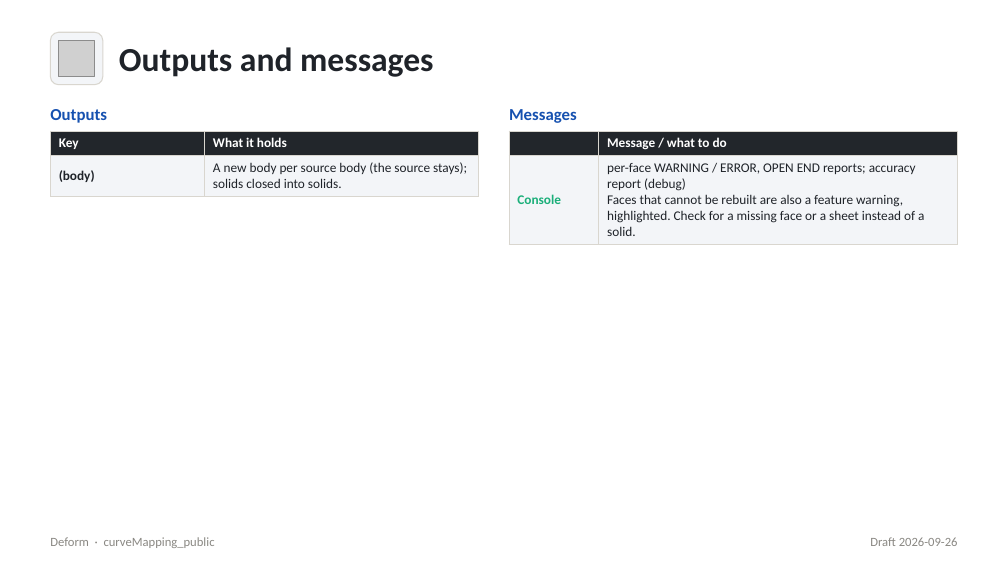
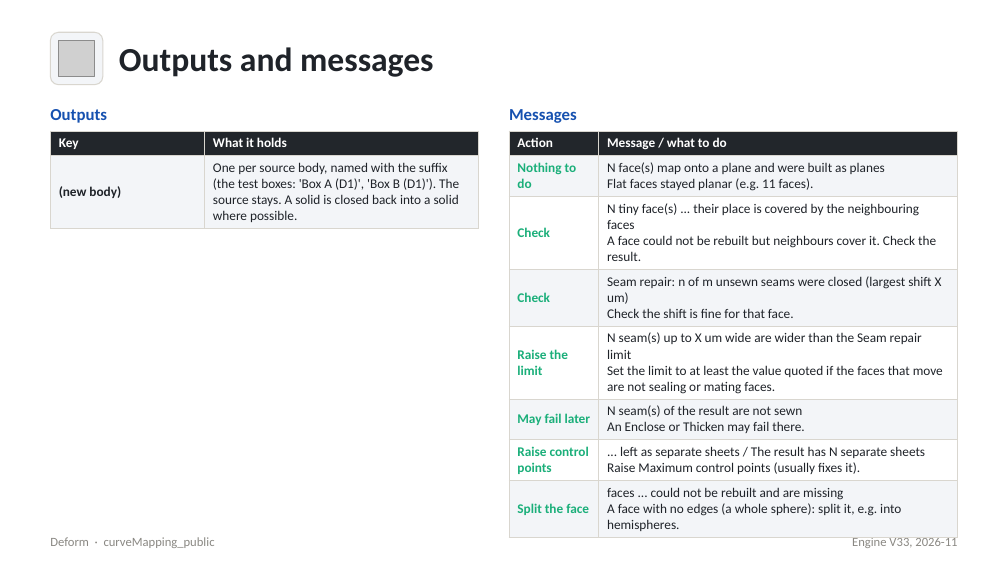
Before and after one commit to jedyeiser/featurescripts, a slide deck: slide 11 of docs/decks/deform/.baseline/deform.generated.pptx (slide 5 before the commit). Drawn at 1008x567 pixels with LibreOffice and Linux fonts; fonts in the diff are those of the drawing; grey boxes stand for pictures. Boxes give left, top, right and bottom in pixels: in the first picture for what was removed or moved away, otherwise in the second. Text is boxed around its words. In the diff, an @@ line names an element or a change of style, - is before the commit and + after.

Commit message:
Deform: seam repair with a user limit, alias pins, V33 public port, explainer and deck
Engine (curveMapping/deform.fs) is now the wrapped-edge code: vertices/edges mapped once, faces mapped
independently, tiny faces absorbed with the faces across them pinned (canonical_edges.fs), and a gap-driven
seam repair (sewSeams: refill the smaller face from its neighbours' edges) bounded by a new "Seam repair
limit" input (default 50 um, max 200 um; wider seams are reported with the limit that would close them).
Measured: lid 193 -> 185 faces, free edges 54 = source (limit 150 um); ski 78 -> 75, 30 = source; Deform
tests 4/4. deform_weld.fs / deform_wrapped.fs are kept as reference prototypes.

curveMapping_public re-ported against curveMapping V33 (port_public.py now also rewrites the
canonical_edges import); wrap files only re-point the core import.

Docs: docs/explainers/deform/deform_explained.md + PDF (built by docs/tooling/build_explainer_pdf.py),
rebuilt deform deck (build_deck.js: messageHead, reference header), probe scripts used for the lid/ski work.

```diff
--- a/docs/decks/deform/.baseline/deform.generated.pptx
+++ b/docs/decks/deform/.baseline/deform.generated.pptx
@@ table at box(50, 131, 479, 232) @@
-row 2, column 1: (body)
+row 2, column 1: (new body)
-row 2, column 2: A new body per source body (the source stays); solids closed into solids.
+row 2, column 2: One per source body, named with the suffix (the test boxes: 'Box A (D1)', 'Box B (D1)'). The source stays. A solid is closed back into a solid where possible.
@@ table at box(509, 131, 958, 535) @@
-row 1:  | Message / what to do
-row 2: Console | per-face WARNING / ERROR, OPEN END reports; accuracy report (debug) / Faces that cannot be rebuilt are also a feature warning, highlighted. Check for a missing face or a sheet instead of a solid.
+row 1: Action | Message / what to do
+row 2: Nothing to do | N face(s) map onto a plane and were built as planes / Flat faces stayed planar (e.g. 11 faces).
+row 3: Check | N tiny face(s) ... their place is covered by the neighbouring faces / A face could not be rebuilt but neighbours cover it. Check the result.
+row 4: Check | Seam repair: n of m unsewn seams were closed (largest shift X um) / Check the shift is fine for that face.
+row 5: Raise the limit | N seam(s) up to X um wide are wider than the Seam repair limit / Set the limit to at least the value quoted if the faces that move are not sealing or mating faces.
+row 6: May fail later | N seam(s) of the result are not sewn / An Enclose or Thicken may fail there.
+row 7: Raise control points | ... left as separate sheets / The result has N separate sheets / Raise Maximum control points (usually fixes it).
+row 8: Split the face | faces ... could not be rebuilt and are missing / A face with no edges (a whole sphere): split it, e.g. into hemispheres.
@@ text at box(852, 537, 957, 548): text changed @@
-Draft 2026-09-26
+Engine V33, 2026-11
```
Also in this commit, not shown: 3 other slides changed, 11 slides added, 3 slides removed, 50 other files.
